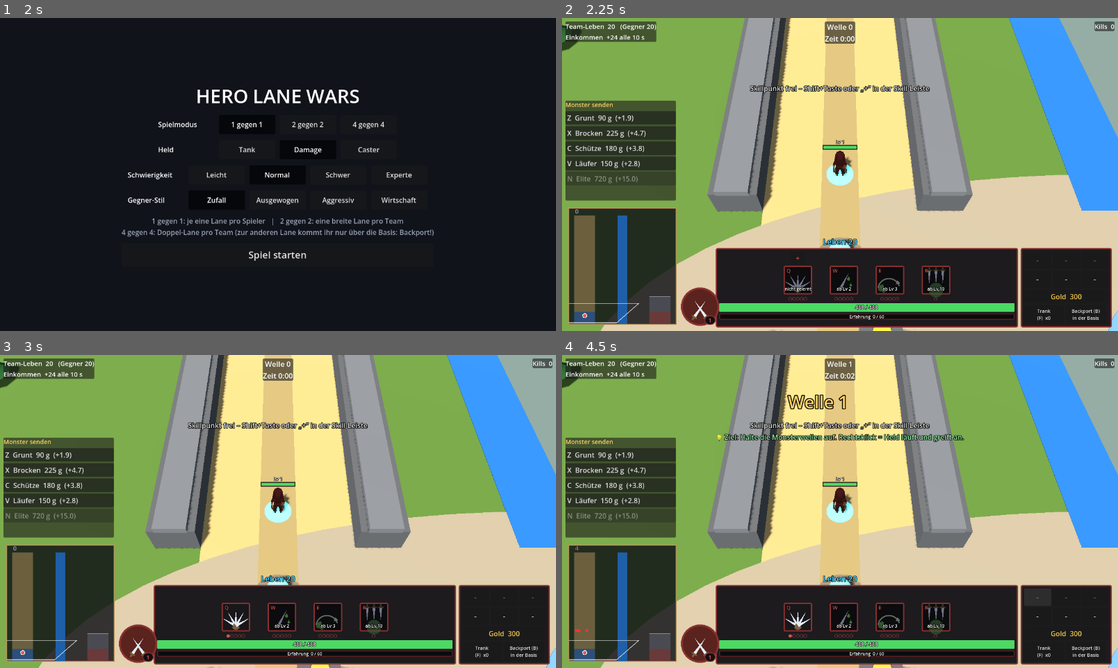
Above: before the commit, frames 1-4 (two rows, left to right).
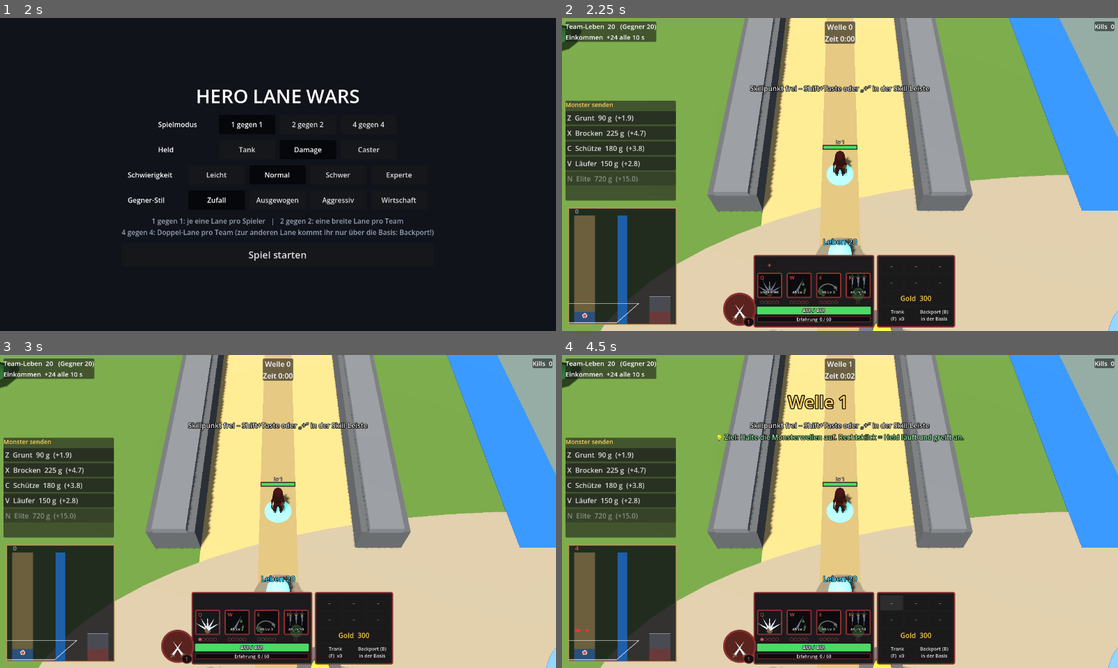
Above: after the commit, the same moments.

Repository: Tarux21/hero-lane-wars
Game: Godot game, scene res://scenes/main.tscn
Same seed, same stepped clock (60 frames per second), same inputs: the game is played once before the commit and once after it.
Inputs:
- Up to frame 1 (2 s): click "Normal" at 0.5 s; click "Normal" at 1.25 s
- Up to frame 2 (2.25 s): click "Spiel starten" at 2 s
- Up to frame 3 (3 s): click "+" at 2.75 s
- Up to frame 4 (4.5 s): click "–" at 3.5 s; click "–" at 4.25 s

Frame 1 is identical in both runs. In frame 2, 13% of the frame differs, in the area x 21-99%, y 73-99%; in frame 3, 13%; in frame 4, 14%.

Commit message:
Untere Leiste: eng und etwa 15 Prozent kleiner (Variante A)
Co-Authored-By: Claude Sonnet 5.5 <noreply@anthropic.com>

Diff:
--- a/godot/scripts/hud_stein.gd
+++ b/godot/scripts/hud_stein.gd
@@ -95,7 +95,7 @@
 
 func _portrait() -> Control:
 	portrait_wrap = Control.new()
-	portrait_wrap.custom_minimum_size = Vector2(70, 100)      # ragt nach oben über die Leiste hinaus
+	portrait_wrap.custom_minimum_size = Vector2(60, 86)      # ragt nach oben über die Leiste hinaus
 	portrait_wrap.size_flags_vertical = Control.SIZE_SHRINK_END
 	portrait_wrap.z_index = 3
 	portrait_wrap.mouse_filter = Control.MOUSE_FILTER_STOP
@@ -104,13 +104,13 @@
 	ic.round_look = true
 	ic.plate = Color.html(str(g.hero["d"]["col"])).darkened(0.6)
 	ic.ring = pal["border"]
-	ic.position = Vector2(-4, 8)
-	ic.size = Vector2(88, 88)
+	ic.position = Vector2(-4, 6)
+	ic.size = Vector2(76, 76)
 	ic.mouse_filter = Control.MOUSE_FILTER_IGNORE
 	portrait_wrap.add_child(ic)
 	var badge := PanelContainer.new()
 	badge.add_theme_stylebox_override("panel", box(pal["dark"], pal["border"], 2, 14, 2))
-	badge.position = Vector2(50, 72)
+	badge.position = Vector2(42, 62)
 	badge.mouse_filter = Control.MOUSE_FILTER_IGNORE
 	level_label = Label.new()
 	level_label.add_theme_font_size_override("font_size", 13)
@@ -124,13 +124,12 @@
 
 func _center_panel() -> Control:
 	var pc := PanelContainer.new()
-	pc.size_flags_horizontal = Control.SIZE_EXPAND_FILL            # Mittelteil wird in die Länge gezogen
 	pc.add_theme_stylebox_override("panel", box(pal["bg"], pal["border"], 3, 4, 8))
 	var vb := VBoxContainer.new()
 	vb.add_theme_constant_override("separation", 4)
 	pc.add_child(vb)
 	vb.add_child(_skills_block())
-	hp_bar = _bar(Color("#4cd964"), 20.0)
+	hp_bar = _bar(Color("#4cd964"), 18.0)
 	hp_label = _bar_label(hp_bar)
 	vb.add_child(hp_bar)
 	xp_bar = _bar(Color("#6fa8ff"), 14.0)
@@ -166,7 +165,7 @@
 
 func _skills_block() -> Control:
 	var hb := HBoxContainer.new()
-	hb.add_theme_constant_override("separation", 40)
+	hb.add_theme_constant_override("separation", 10)
 	hb.alignment = BoxContainer.ALIGNMENT_CENTER
 	slots.clear()
 	var keys := ["Q", "W", "E", "R"]
@@ -179,7 +178,7 @@
 		col.add_theme_constant_override("separation", 2)
 		var plus := Button.new()
 		plus.text = "+"
-		plus.custom_minimum_size = Vector2(34, 22)
+		plus.custom_minimum_size = Vector2(30, 20)
 		plus.size_flags_horizontal = Control.SIZE_SHRINK_CENTER
 		plus.focus_mode = Control.FOCUS_NONE
 		plus.add_theme_color_override("font_color", pal["hi"])
@@ -191,7 +190,7 @@
 		slot.set_meta("pal", pal)
 		slot.add_theme_stylebox_override("panel", box(pal["inset"], pal["border"], 3, 3, 3))
 		var holder := Control.new()
-		holder.custom_minimum_size = Vector2(60, 60)
+		holder.custom_minimum_size = Vector2(52, 52)
 		slot.add_child(holder)
 		var ic := SkillIcon.new()
 		ic.kind = str(icon_kinds[str(g.hero["key"])][i])
@@ -210,7 +209,7 @@
 		cdl.set_anchors_preset(Control.PRESET_FULL_RECT)
 		cdl.horizontal_alignment = HORIZONTAL_ALIGNMENT_CENTER
 		cdl.vertical_alignment = VERTICAL_ALIGNMENT_CENTER
-		cdl.add_theme_font_size_override("font_size", 19)
+		cdl.add_theme_font_size_override("font_size", 17)
 		cdl.add_theme_color_override("font_outline_color", Color.BLACK)
 		cdl.add_theme_constant_override("outline_size", 6)
 		cdl.mouse_filter = Control.MOUSE_FILTER_IGNORE
@@ -228,7 +227,7 @@
 		lock.set_anchors_preset(Control.PRESET_BOTTOM_WIDE)
 		lock.offset_top = -17.0
 		lock.horizontal_alignment = HORIZONTAL_ALIGNMENT_CENTER
-		lock.add_theme_font_size_override("font_size", 10)
+		lock.add_theme_font_size_override("font_size", 9)
 		lock.add_theme_color_override("font_outline_color", Color.BLACK)
 		lock.add_theme_constant_override("outline_size", 4)
 		lock.mouse_filter = Control.MOUSE_FILTER_IGNORE
@@ -257,7 +256,7 @@
 	g.bag_btns.clear()
 	for i in int(g.cfg["bagSize"]):
 		var b := Button.new()
-		b.custom_minimum_size = Vector2(62, 40)
+		b.custom_minimum_size = Vector2(52, 34)
 		b.clip_text = true
 		b.autowrap_mode = TextServer.AUTOWRAP_WORD_SMART
 		b.add_theme_font_size_override("font_size", 10)
@@ -282,14 +281,14 @@
 	var row := HBoxContainer.new()
 	row.add_theme_constant_override("separation", 4)
 	g.pot_btn = Button.new()
-	g.pot_btn.custom_minimum_size = Vector2(92, 44)
+	g.pot_btn.custom_minimum_size = Vector2(80, 40)
 	g.pot_btn.add_theme_font_size_override("font_size", 11)
 	g.pot_btn.focus_mode = Control.FOCUS_NONE
 	g.pot_btn.tooltip_text = "Heiltrank trinken (Taste F)"
 	g.pot_btn.pressed.connect(func(): g.items.drink_potion(g.hero))
 	row.add_child(g.pot_btn)
 	bp_btn = Button.new()
-	bp_btn.custom_minimum_size = Vector2(92, 44)
+	bp_btn.custom_minimum_size = Vector2(80, 40)
 	bp_btn.add_theme_font_size_override("font_size", 11)
 	bp_btn.focus_mode = Control.FOCUS_NONE
 	bp_btn.tooltip_text = "Backport: zurück in die Basis (Taste B), Schaden unterbricht"
@@ -335,7 +334,7 @@
 			lock_txt = "ab Lv %d" % unlock
 			dim = true
 		elif r == 0:
-			lock_txt = "nicht gelernt"
+			lock_txt = "ungelernt"
 			dim = true
 		elif passive:
 			lock_txt = "passiv"
@@ -370,7 +369,7 @@
 		return
 	var vp: Vector2 = g.get_viewport().get_visible_rect().size
 	var ms := bar.get_combined_minimum_size()
-	var w: float = clampf(vp.x - mini_reserved - 14.0, ms.x, 1180.0)     # lang gezogen: füllt den Platz neben der Minimap bis 1180 px
+	var w: float = ms.x
 	bar.size = Vector2(w, ms.y)
 	var x: float = maxf((vp.x - w) / 2.0, mini_reserved)
 	x = minf(x, maxf(0.0, vp.x - w - 6.0))
